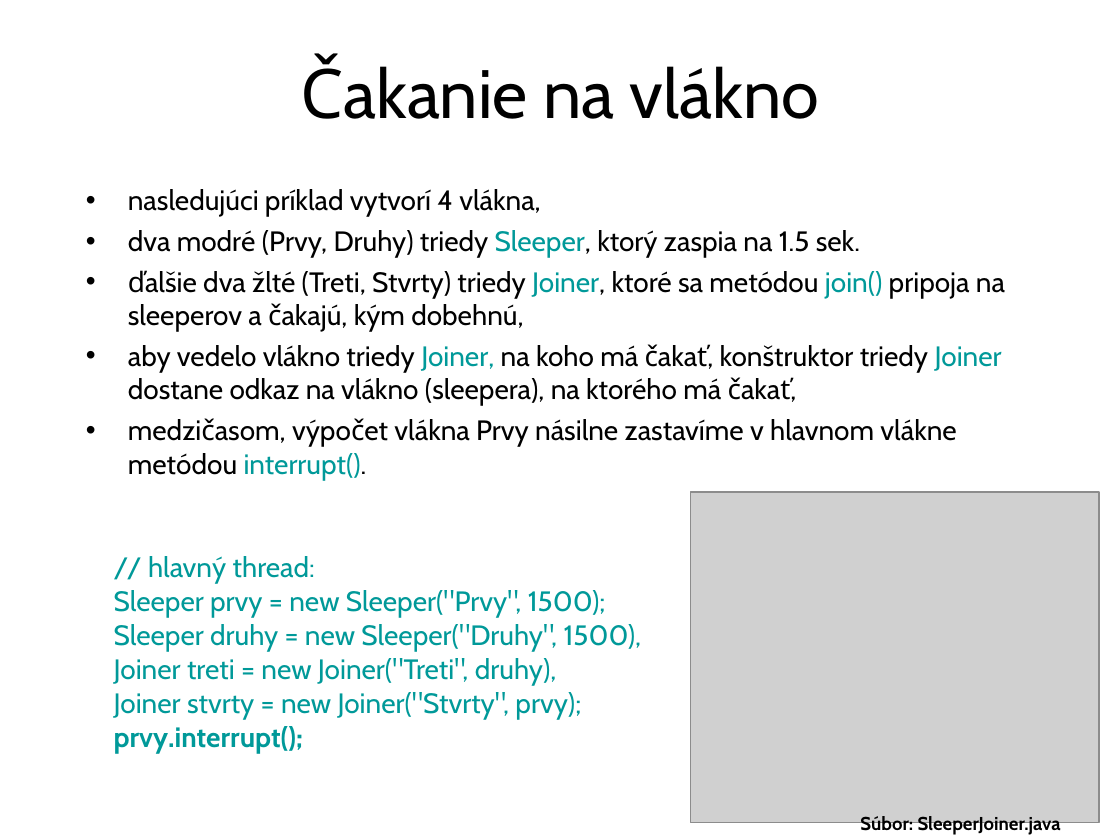
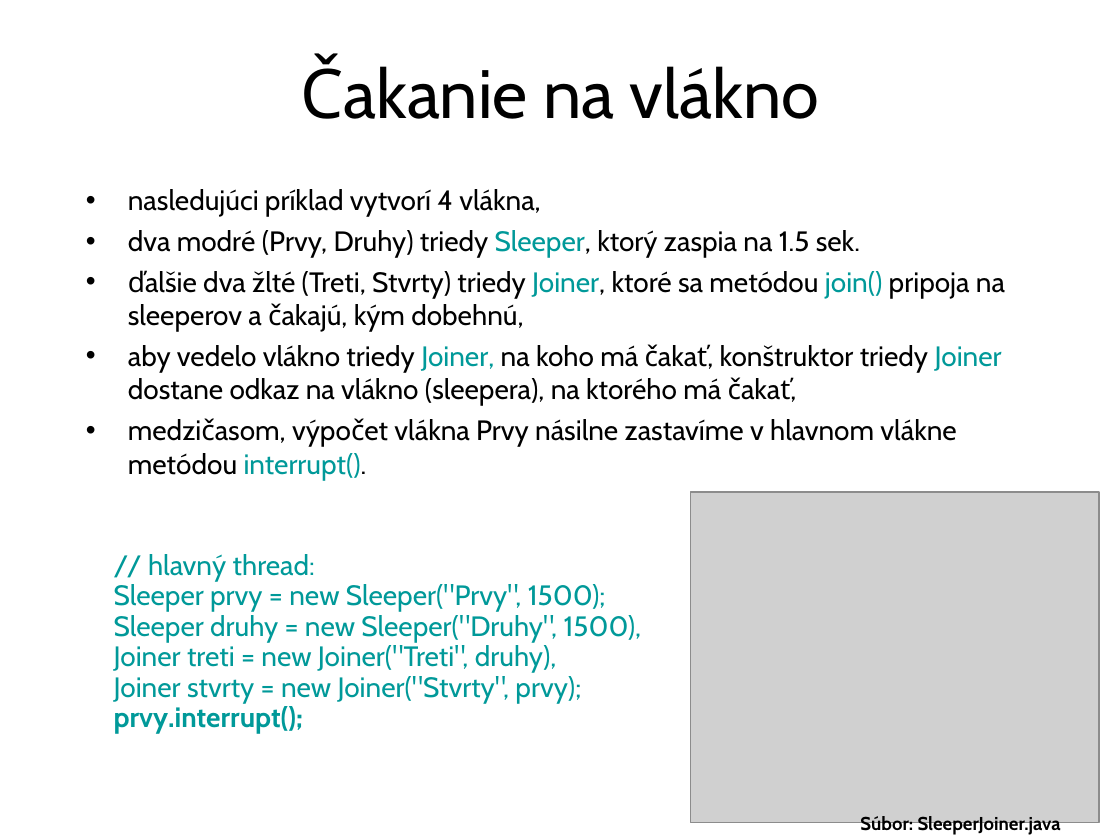
Before and after one commit to Programovanie4/Prednasky, a slide deck: slide 4 of 10/10_java.ppt. Drawn at 1120x840 pixels with LibreOffice and Linux fonts; fonts in the diff are those of the drawing; grey boxes stand for pictures. Boxes give left, top, right and bottom in pixels: in the first picture for what was removed or moved away, otherwise in the second. Text is boxed around its words. In the diff, an @@ line names an element or a change of style, - is before the commit and + after.

```diff
--- a/10/10_java.ppt
+++ b/10/10_java.ppt
@@ text "// hlavný thread:" at bbox=[114, 554, 642, 734]: line spacing 0.8 to 0.7 @@
```
Also in this commit, not shown: 3 other slides changed.
